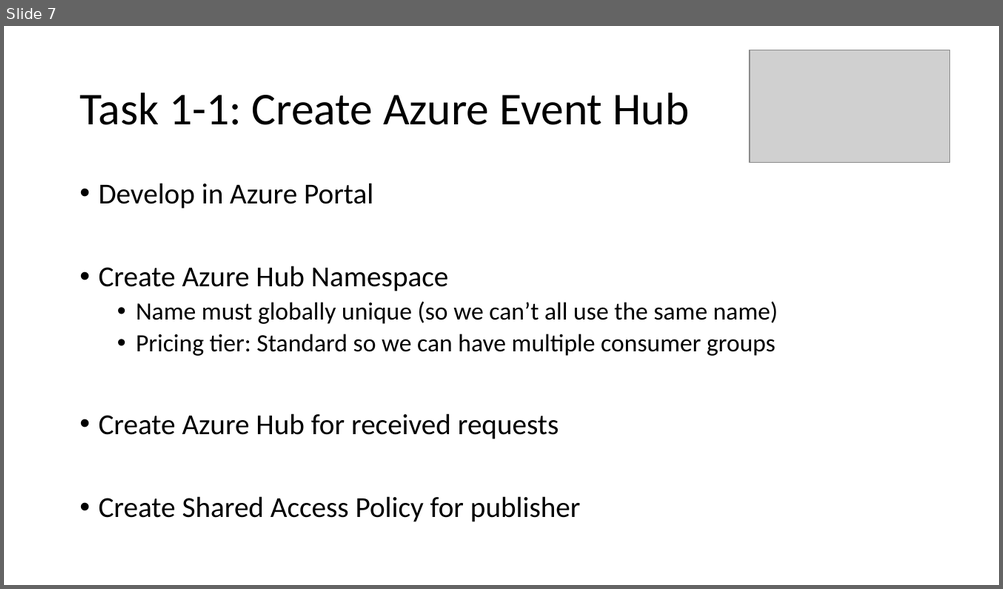
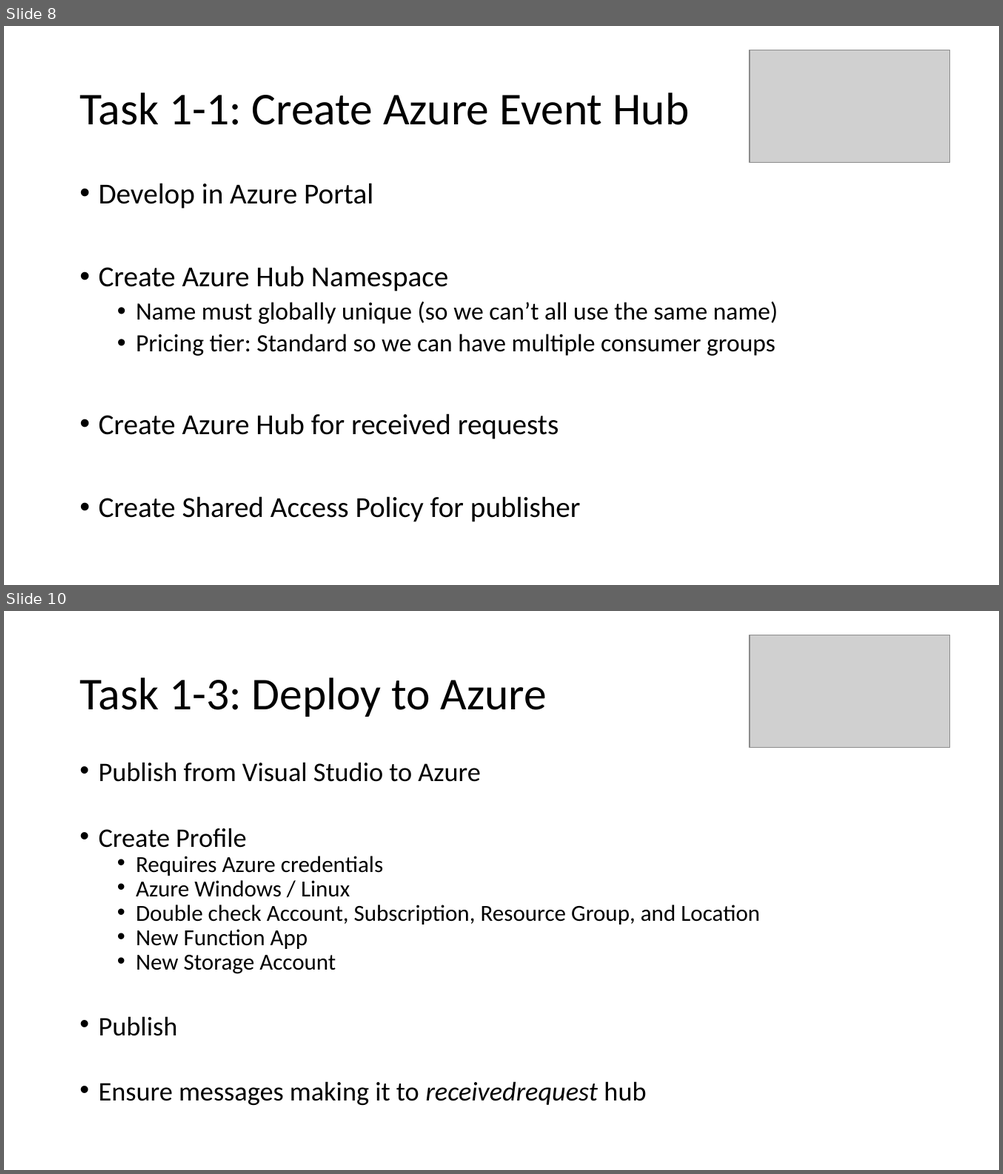
Before and after one commit to scottctr/EdaWorkshop, a slide deck: Sprint1/EdaWorkshop_Sprint1.pptx. Shown one above the other, each under a label of ours: slide 7 before the commit, slides 8 and 10 after it; the slides between them are not shown. The pictures are 1003x589 and 1003x1174 pixels, drawn with LibreOffice and Linux fonts; fonts in the diff are those of the drawing; grey boxes stand for pictures. Boxes give left, top, right and bottom in pixels: in the first picture for what was removed or moved away, otherwise in the second. Text is boxed around its words. In the diff, an @@ line names an element or a change of style, - is before the commit and + after.

```diff
--- a/Sprint1/EdaWorkshop_Sprint1.pptx
+++ b/Sprint1/EdaWorkshop_Sprint1.pptx
@@ slide 10 added at [4,611,999,1170], background #FFFFFF @@
@@ picture added at [749,635,950,748] @@
@@ title added at [79,678,546,717], 44 pt, text #000000 @@
+Task 1-3: Deploy to Azure
@@ text added at [99,762,760,1106], 22.2 pt, text #000000 @@
+• Publish from Visual Studio to Azure
+• Create Profile
+  • Requires Azure credentials
+  • Azure Windows / Linux
+  • Double check Account, Subscription, Resource Group, and Location
+  • New Function App
+  • New Storage Account
+• Publish
+• Ensure messages making it to receivedrequest hub
@@ what was slide 7 is now slide 8 @@
```
Also in this commit, not shown: 2 slides changed, 1 other slide added, 6 other files.
